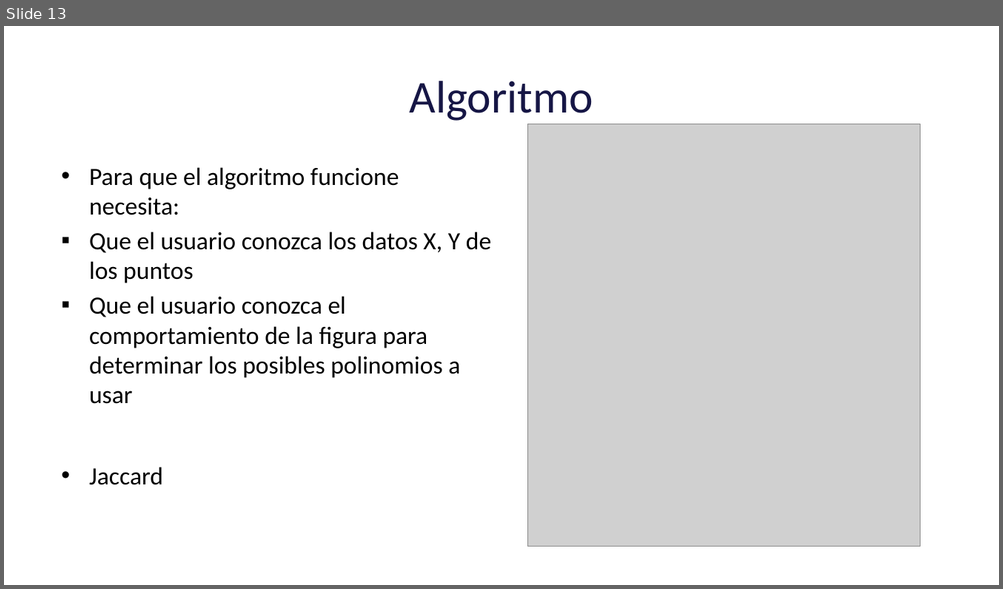
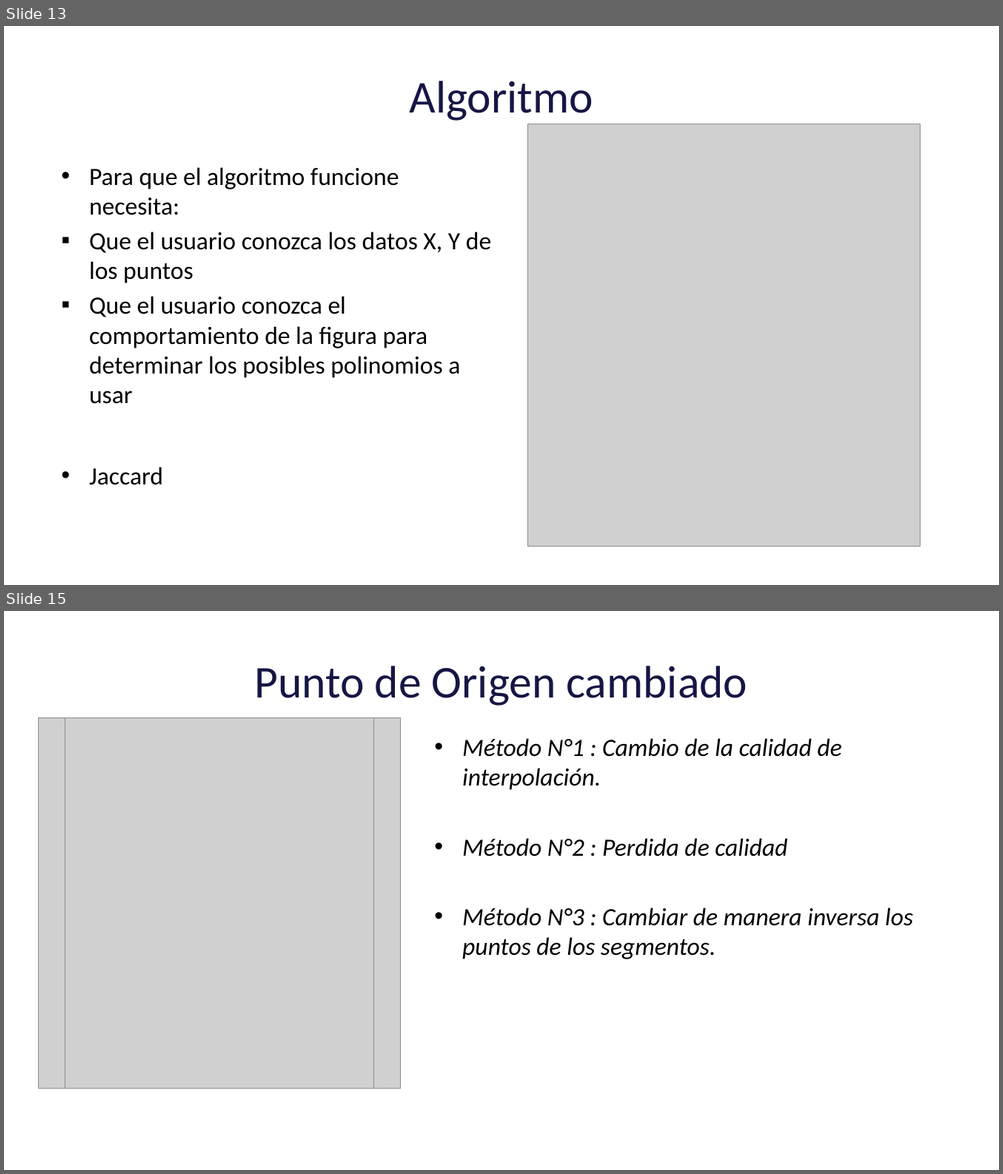
Before and after one commit to Johan-Ortegon-1/Analisis-numerico-1-, a slide deck: Talleres/Taller Interpolacion mano/Presentacion interpolacion de la mano.pptx. Shown one above the other, each under a label of ours: slide 13 before the commit, slides 13 and 15 after it; the slides between them are not shown. The pictures are 1003x589 and 1003x1174 pixels, drawn with LibreOffice and Linux fonts; fonts in the diff are those of the drawing; grey boxes stand for pictures; background and template pictures are left out. Boxes give left, top, right and bottom in pixels: in the first picture for what was removed or moved away, otherwise in the second. Text is boxed around its words. In the diff, an @@ line names an element or a change of style, - is before the commit and + after.

```diff
--- a/Talleres/Taller Interpolacion mano/Presentacion interpolacion de la mano.pptx
+++ b/Talleres/Taller Interpolacion mano/Presentacion interpolacion de la mano.pptx
@@ slide 15 added at (4, 611, 999, 1170), background picture (left out) @@
@@ title added at (255, 666, 747, 706), 44 pt, text #171745 @@
+Punto de Origen cambiado
@@ picture added at (38, 718, 347, 1088) @@
@@ picture added at (65, 718, 373, 1088) @@
@@ picture added at (92, 718, 400, 1088) @@
@@ text added at (462, 738, 913, 960), 24 pt, text #000000, italic @@
+• Método N°1 : Cambio de la calidad de interpolación.
+• Método N°2 : Perdida de calidad
+• Método N°3 : Cambiar de manera inversa los puntos de los segmentos.
```
Also in this commit, not shown: 3 slides changed, 2 other slides added, 1 other file.
